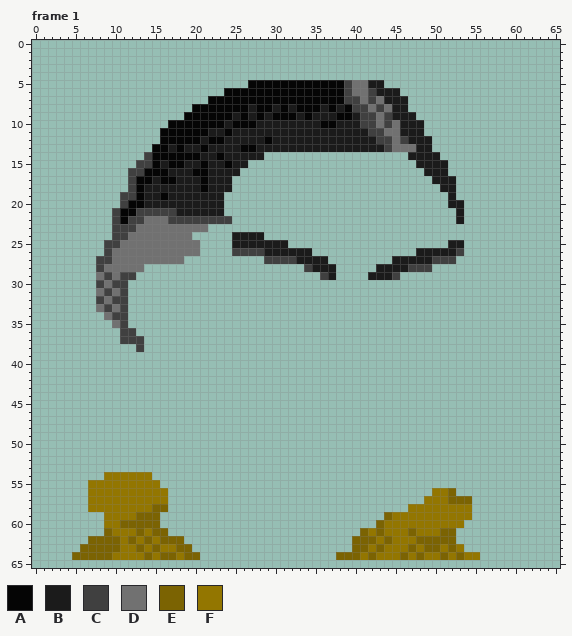
Two states of a pixel-art file, assets/Hud/playerHud/Hawk.aseprite. Above, as it was before the edit.
66x66 pixels, 13 frames. Shown: frame 1. The commit also changed other frames, which this record leaves out.
Visible layers, top first: "Roupa", "Cabelo".
Palette (. is transparent): A #050505  B #1b1b1b  C #404040  D #717171  E #7b6302  F #937600
Pixels before, frame 1 (only the part around the change), first column x 0:
 0 ..................................................................
 1 ..................................................................
 2 ..................................................................
 3 ..................................................................
 4 ..................................................................
 5 ...........................AAAAAAAAAAAACDDBB......................
 6 ........................AAAAAAAAAAAAAAACDDCBBB....................
 7 ......................AAAAAAAAAAAAAAAAACCDCDBBB...................
 8 ....................AAAAAAABAABABAAABABACCDCDBB...................
 9 ...................AAAAAABABABAAABABBBAABCCDCBBB..................
10 .................AAAAAAABAAABBBBBBBBAABBBCCDCDBBB.................
11 ................AAAAAABBABBBBBBBBBBBBBBBBBCCDDBBB.................
12 ................AAAAABAABBBBBABBBBBBBBBBBBBCCDCBBB................
13 ...............AABABBABBBBAABBBBBBBBBBBBBBBBCDDDBB................
14 ..............CAAAAAABBABBBBB..................BBBB...............
15 .............CCABAABBABBABB.....................BBBB..............
16 ............CCAAABBBAABBBB.......................BBB..............
17 ............CAABAABBBABBB.........................BBB.............
18 ............CABBBBBBBABBB..........................BB.............
19 ...........CCABBABBBBBBB............................B.............
20 ...........CAABBBBBBBBBB............................BB............
21 ..........CAACCCCCBBBBBB.............................B............
22 ..........CACCDDDCCCCCCCC............................B............
23 ..........CCCDDDDDDDDD............................................
24 ..........CCDDDDDDDD.....BBBB.....................................
25 .........CCDDDDDDDDDD....BBBBBBB....................BB............
26 .........CDDDDDDDDDDD....CCCCBBBBBB.............BBBBBC............
27 ........CCDDDDDDDDD..........CCCCBBBB........BBBBBCCC.............
28 ........CDDDDD....................CBBB.....BBBBCCC................
29 ........DCDCC.......................CB....BBBC....................
30 ........CDCC......................................................
31 ........DCDC......................................................
32 ........CDCC......................................................
33 ........DCDC......................................................
34 .........DCC......................................................
35 ..........DC......................................................
36 ...........CC.....................................................
37 ...........CCC....................................................
38 .............C....................................................
39 ..................................................................
40 ..................................................................
41 ..................................................................
42 ..................................................................
43 ..................................................................
44 ..................................................................
45 ..................................................................
46 ..................................................................
47 ..................................................................
48 ..................................................................
49 ..................................................................
50 ..................................................................
51 ..................................................................
52 ..................................................................
53 ..................................................................
54 .........FFFFFF...................................................
55 .......FFFFFFFFF..................................................
56 .......FFFFFFFFFF.................................FFE.............
57 .......FFFFFFFFFF................................FFFEEE...........
58 .......FFFFFFFFEE..............................FFFFFFFF...........
59 .........FFFFEEE............................EFFFFFFFFFF...........
60 .........FFEEEEE...........................EFFFFFFFFFF............
61 .........EFFFEFEE........................EFEFFFEFFFEE.............
62 .......EEEEFEFEFEEE.....................EEEFEFFFEEEEE.............
63 ......EEEEEFFEFEFFEE....................EEFEFFFEFEEFEF............
64 .....EEEEEFFFFEFEEFEE.................EEEFEFFFEFEFFEFEFF..........
65 ..................................................................
And afterwards:
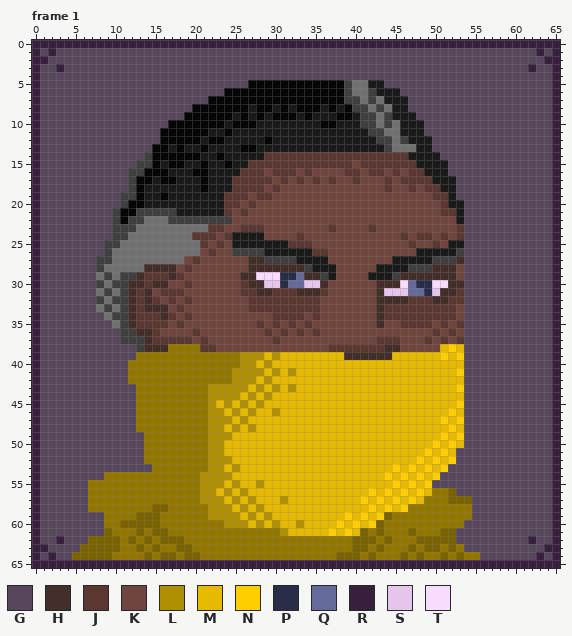
Colours new in this view: G #58465c  H #442e2a  J #5b3731  K #70453e  L #b18f03  M #e6ba00  N #ffce00  P #2a2d48  Q #646a9a  R #381f3e  S #e6c5ed  T #f8dbff
Changes in this commit:
layer "FUNDO" now shown
layer "Rosto + Olho" now shown
layer "Mask" now shown
layer "Borda" now shown
Changed rows in their new state; - is an unchanged pixel.
Frame 1:
first column x 0:
 0 RRRRRRRRRRRRRRRRRRRRRRRRRRRRRRRRRRRRRRRRRRRRRRRRRRRRRRRRRRRRRRRRRR
 1 RGRGGGGGGGGGGGGGGGGGGGGGGGGGGGGGGGGGGGGGGGGGGGGGGGGGGGGGGGGGGGGRGR
 2 RRGGGGGGGGGGGGGGGGGGGGGGGGGGGGGGGGGGGGGGGGGGGGGGGGGGGGGGGGGGGGGGRR
 3 RGGRGGGGGGGGGGGGGGGGGGGGGGGGGGGGGGGGGGGGGGGGGGGGGGGGGGGGGGGGGGRGGR
 4 RGGGGGGGGGGGGGGGGGGGGGGGGGGGGGGGGGGGGGGGGGGGGGGGGGGGGGGGGGGGGGGGGR
 5 RGGGGGGGGGGGGGGGGGGGGGGGGGG-----------------GGGGGGGGGGGGGGGGGGGGGR
 6 RGGGGGGGGGGGGGGGGGGGGGGG----------------------GGGGGGGGGGGGGGGGGGGR
 7 RGGGGGGGGGGGGGGGGGGGGG-------------------------GGGGGGGGGGGGGGGGGGR
 8 RGGGGGGGGGGGGGGGGGGG---------------------------GGGGGGGGGGGGGGGGGGR
 9 RGGGGGGGGGGGGGGGGGG-----------------------------GGGGGGGGGGGGGGGGGR
10 RGGGGGGGGGGGGGGGG--------------------------------GGGGGGGGGGGGGGGGR
11 RGGGGGGGGGGGGGGG---------------------------------GGGGGGGGGGGGGGGGR
12 RGGGGGGGGGGGGGGG----------------------------------GGGGGGGGGGGGGGGR
13 RGGGGGGGGGGGGGG-----------------------------------GGGGGGGGGGGGGGGR
14 RGGGGGGGGGGGGG---------------JJJJJJJJJJJJJJJJJJ----GGGGGGGGGGGGGGR
15 RGGGGGGGGGGGG--------------JJJJJJJJJJJJJKJJJJJJJ----GGGGGGGGGGGGGR
16 RGGGGGGGGGGG--------------JJJKJJJKJKKKKJJKJJKJKJJ---GGGGGGGGGGGGGR
17 RGGGGGGGGGGG-------------JJJJJKJKJKJKJKKJKKKJKJJJJ---GGGGGGGGGGGGR
18 RGGGGGGGGGGG-------------JJJJKJKKKKKKKKKKKKKJKKJKJJ--GGGGGGGGGGGGR
19 RGGGGGGGGGG-------------JJJKJJKKKKKKKKKKKKKKKKKKKKJJ-GGGGGGGGGGGGR
20 RGGGGGGGGGG-------------JJKJKKKKKKKKKKKKKKKKKKKKKKKJ--GGGGGGGGGGGR
21 RGGGGGGGGG--------------JKJKKKKKKKKKKKKKKKKKKKKKKKKJJ-GGGGGGGGGGGR
22 RGGGGGGGGG---------------KKKKKKKKKKKKKKKKKKKKKKKKKKKK-GGGGGGGGGGGR
23 RGGGGGGGGG------------JJKKJJJKKKKKKKKJKKKKJKKKKKKKKKKJGGGGGGGGGGGR
24 RGGGGGGGGG----------JJJKJ----KKKKJKKKKKKKKKKKKJKJJKJKJGGGGGGGGGGGR
25 RGGGGGGGG------------JKJK-------JJJKKKKKKKKKKKKJKKJK--GGGGGGGGGGGR
26 RGGGGGGGG------------KJKK----------JJKKKKKKKKKKK------GGGGGGGGGGGR
27 RGGGGGGG-----------KJKKKKKKHH--------KKKKKKKK--------HGGGGGGGGGGGR
28 RGGGGGGG------HHHHKJKKKKKKKHHHHHHH----KKKKK-------HHHKGGGGGGGGGGGR
29 RGGGGGGG-----HJJJHJKKKKKKKHHTTTPPQHH--KKKK----HHHHHHHKGGGGGGGGGGGR
30 RGGGGGGG----HHJHHKKJKKKKKKJHHSSPQQSSHKKKKKKHHHTQPPTTHHGGGGGGGGGGGR
31 RGGGGGGG----HJHKJJJKKKKKKKJJHHJJJHHHJKKKKKKHSSSQQPSHHJGGGGGGGGGGGR
32 RGGGGGGG----HJHJKJKJKKKKKKKJJJJJJJJJKKKKKKKHHHHJJJHHJJGGGGGGGGGGGR
33 RGGGGGGG----HJHHHKJKKKKKKKKJJJJJJJJJKKKKKKKHJJJJJJJJJKGGGGGGGGGGGR
34 RGGGGGGGG---HJJJHJKJKKKKKKKKKKJJJJKJKKKKKKKHJJJJJJJJJKGGGGGGGGGGGR
35 RGGGGGGGGG--HJJJJKJKKKKKKKKKJKJKJKJKKKKKKKKHKKJJJJKJKJGGGGGGGGGGGR
36 RGGGGGGGGGG--HHJKKKKJKKKKKKKKJKJKJKJKKKKKKKKKKKKKKJKJKGGGGGGGGGGGR
37 RGGGGGGGGGG---HJJJJJKJKKKKKKKKJKKKKKKKKKKKKJJJKKKJKJKJGGGGGGGGGGGR
38 RGGGGGGGGGGGG-HHHFFFFJJKKKKKKKKKKKKKKJJJJJJJHHKKKKKMNMGGGGGGGGGGGR
39 RGGGGGGGGGGGGFFFFFFFFFFFFFLLLMLMMMMMMMMHHHHHHMMMMMMNMNGGGGGGGGGGGR
40 RGGGGGGGGGGGFFFFFFFFFFFFFFLLMLMMMMMMMMMMMMMMMMMMMMMMMMGGGGGGGGGGGR
41 RGGGGGGGGGGGFFFFFFFFFFFFFLLLLMLMLMMMMMMMMMMMMMMMMMMMMNGGGGGGGGGGGR
42 RGGGGGGGGGGGFFFFFFFFFFFFFLLLMLMMMMMMMMMMMMMMMMMMMMMMMMGGGGGGGGGGGR
43 RGGGGGGGGGGGGFFFFFFFFFLLLLLMLMLMLMMMMMMMMMMMMMMMMMMMMNGGGGGGGGGGGR
44 RGGGGGGGGGGGGFFFFFFFFFLLLLMLMLMMMMMMMMMMMMMMMMMMMMMMMMGGGGGGGGGGGR
45 RGGGGGGGGGGGGFFFFFFFFFLMLMLMLMMMMMMMMMMMMMMMMMMMMMMMMNGGGGGGGGGGGR
46 RGGGGGGGGGGGGFFFFFFFFFLLMLMLMMLMMMMMMMMMMMMMMMMMMMMMNMGGGGGGGGGGGR
47 RGGGGGGGGGGGGFFFFFFFFFLLLMLMMMMMMMMMMMMMMMMMMMMMMMMNMNGGGGGGGGGGGR
48 RGGGGGGGGGGGGFFFFFFFFFLLMLMLMMMMMMMMMMMMMMMMMMMMMMMMNMGGGGGGGGGGGR
49 RGGGGGGGGGGGGGFFFFFFFFLLLMMMMMMMMMMMMMMMMMMMMMMMMMMNMNGGGGGGGGGGGR
50 RGGGGGGGGGGGGGFFFFFFFFLLMMMMMMMMMMMMMMMMMMMMMMMMMMNMNMGGGGGGGGGGGR
51 RGGGGGGGGGGGGGFFFFFFFFLLMMMMMMMMMMMMMMMMMMMMMMMMMNMNMGGGGGGGGGGGGR
52 RGGGGGGGGGGGGGFFFFFFFFLLLMMMMMMMMMMMMMMMMMMMMMMMNMNMNGGGGGGGGGGGGR
53 RGGGGGGGGGGGGGGFFFFFFFLLMLMMMMMMMMMMMMMMMMMMMNMNMNMNGGGGGGGGGGGGGR
54 RGGGGGGGG------FFFFFFLLLLMMMMMMMMMMMMMMMMMMMNMNMNMNGGGGGGGGGGGGGGR
55 RGGGGGG---------FFFFFLLLMLMMLMMMMMMMMMMMMMMMMNMNMNGGGGGGGGGGGGGGGR
56 RGGGGGG----------FFFFLLMLMLMMMMMMMMMMMMMMMNMNMNMNM---GGGGGGGGGGGGR
57 RGGGGGG----------FFFFLLLMLMLMMMLMMMMMMMMMNMNMNMNM------GGGGGGGGGGR
58 RGGGGGG----------FFFFFLLLMLMLMMMMMMMMMMMMMNMNMN--------GGGGGGGGGGR
59 RGGGGGGGG-------FFFFFFLLLLMLMLMMMMMMMMMNMNMN-----------GGGGGGGGGGR
60 RGGGGGGGG-------FFFFFFFFLLLMLMLMMLMMMMNMNMN-----------GGGGGGGGGGGR
61 RGGGGGGGG--------FFFFFFFFFFFFFFLMMMMMNMNM------------GGGGGGGGGGGGR
62 RGGRGGG------------FFFFFFFFFFFFFFFFFFFFF-------------GGGGGGGGGRGGR
63 RRGGGG--------------FFFFFFFFFFFFFFFFFFFF--------------GGGGGGGGGGRR
64 RGRGG----------------FFFFFFFFFFFFFFFFF------------------GGGGGGGRGR
65 RRRRRRRRRRRRRRRRRRRRRRRRRRRRRRRRRRRRRRRRRRRRRRRRRRRRRRRRRRRRRRRRRR
Boxes around the changes in both pictures, in picture pixels (x1, y1, x2, y2):
added: (32, 40, 560, 568)
